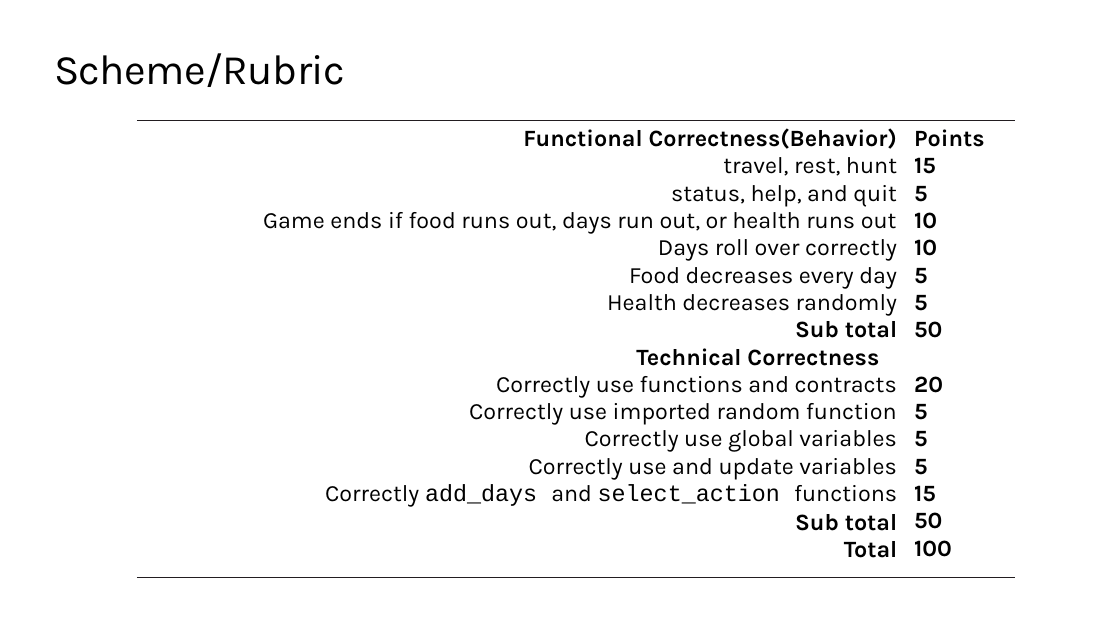
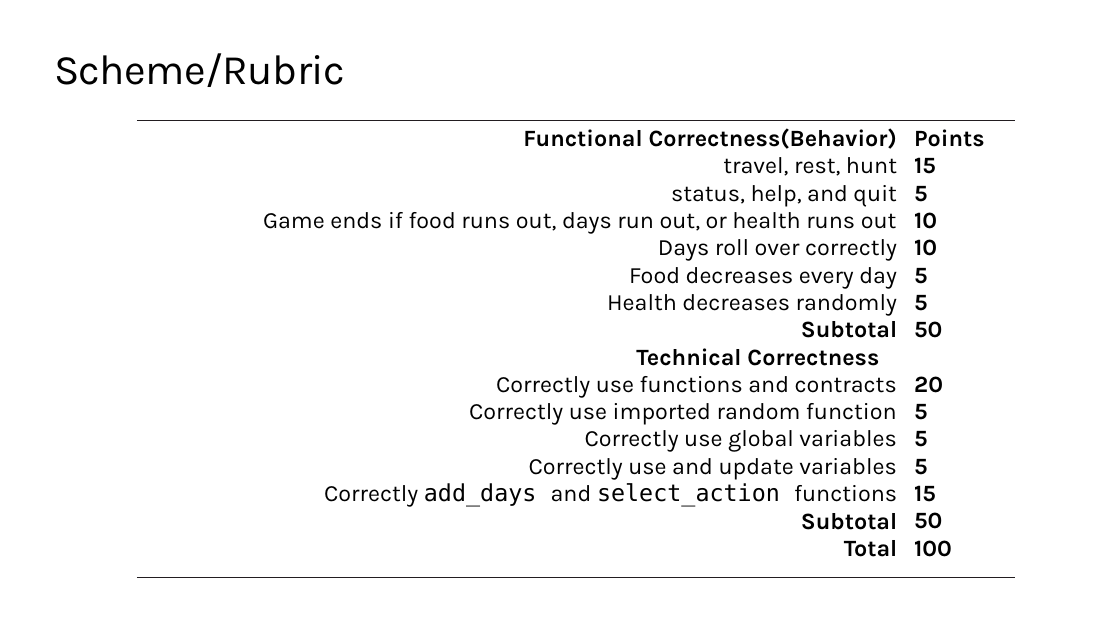
Before and after one commit to TEALSK12/2nd-semester-introduction-to-computer-science, a slide deck: slide 7 of docs/units/3_unit/slidedecks/Intro Python 3.05 TEALS.pptx. Drawn at 1120x630 pixels with LibreOffice and Linux fonts; fonts in the diff are those of the drawing; background and template pictures are left out. Boxes give left, top, right and bottom in pixels: in the first picture for what was removed or moved away, otherwise in the second. Text is boxed around its words. In the diff, an @@ line names an element or a change of style, - is before the commit and + after.

```diff
--- a/docs/units/3_unit/slidedecks/Intro Python 3.05 TEALS.pptx
+++ b/docs/units/3_unit/slidedecks/Intro Python 3.05 TEALS.pptx
@@ table at [137,121,1015,578] @@
-row 1, column 1: Functional Correctness(Behavior) / travel, rest, hunt / status, help, and quit / Game ends if food runs out, days run out, or health runs out / Days roll over correctly / Food decreases every day / Health decreases randomly / Sub total / Technical Correctness / Correctly use functions and contracts / Correctly use imported random function / Correctly use global variables / Correctly use and update variables / Correctly add_days and select_action functions / Sub total / Total
+row 1, column 1: Functional Correctness(Behavior) / travel, rest, hunt / status, help, and quit / Game ends if food runs out, days run out, or health runs out / Days roll over correctly / Food decreases every day / Health decreases randomly / Subtotal / Technical Correctness / Correctly use functions and contracts / Correctly use imported random function / Correctly use global variables / Correctly use and update variables / Correctly add_days and select_action functions / Subtotal / Total
```
Also in this commit, not shown: 7 other slides changed, 18 other files.
